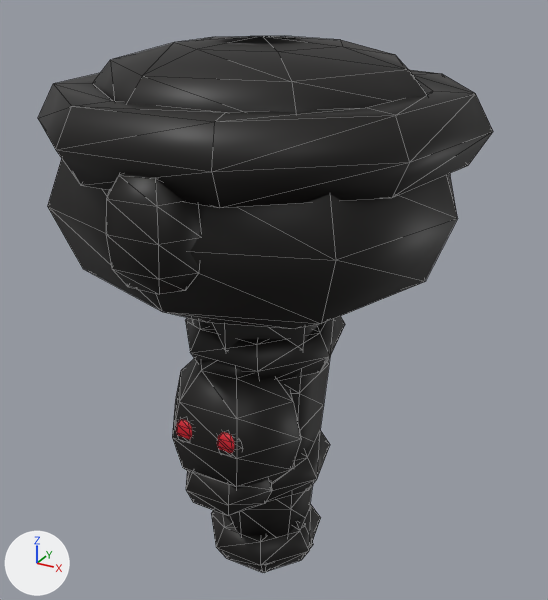
What one commit did to the glTF model assets/pirates/items/v5/peg_gold_r_female_lo.glb.
One viewpoint serves both versions: a camera (50 mm lens) standing at (0.057, -0.356, 0.318) and looking at (-0.12, -0.035, 0.158). Lighting does not change. The marker at lower left points along +X, +Y and +Z. The first picture is the older version. Mesh edges are drawn as thin lines. Vertices at exactly the same position are counted once.

Names of what the first picture shows: 'peg_gold_r_female_lo'.
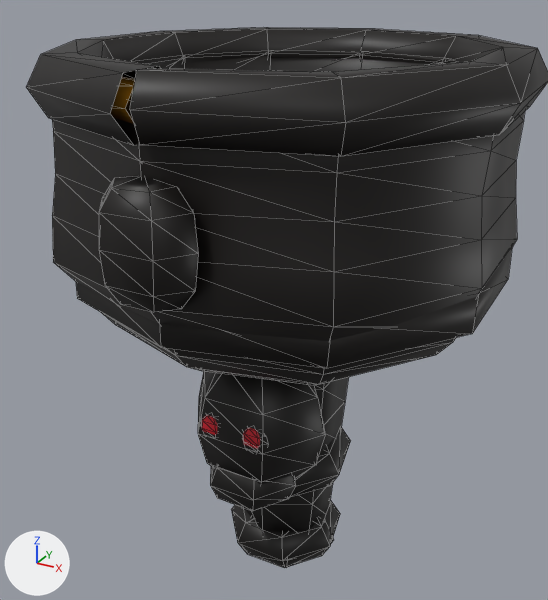
Changed parts and their boxes [x1, y1, x2, y2] in the pictures (548 x 600 px; the box of a moved part takes in the faces that stretch with it):
```json
{"object": "peg_gold_r_female_lo", "change": "reshaped", "before": [38, 36, 493, 572], "after": [26, 27, 548, 568]}
{"part": 1, "of": "me_peg_gold_r_female_lo", "change": "moved or reshaped", "before": [106, 174, 201, 294], "after": [99, 176, 198, 312]}
{"part": 2, "of": "me_peg_gold_r_female_lo", "change": "moved or reshaped", "before": [192, 319, 330, 537], "after": [244, 377, 349, 533]}
{"part": 3, "of": "me_peg_gold_r_female_lo", "change": "moved or reshaped", "before": [185, 316, 345, 380], "on screen": "not visible afterwards"}
{"part": 4, "of": "me_peg_gold_r_female_lo", "change": "moved or reshaped", "before": [266, 430, 330, 502], "after": [290, 427, 350, 497]}
{"part": 5, "of": "me_peg_gold_r_female_lo", "change": "moved or reshaped", "before": [211, 504, 321, 572], "after": [232, 500, 340, 568]}
{"part": 6, "of": "me_peg_gold_r_female_lo", "change": "moved or reshaped", "before": [172, 358, 301, 489], "after": [198, 371, 325, 484]}
{"part": 7, "of": "me_peg_gold_r_female_lo", "change": "moved or reshaped", "before": [186, 471, 272, 516], "after": [210, 466, 296, 511]}
{"part": 8, "of": "me_peg_gold_r_female_lo", "change": "moved or reshaped", "before": [217, 432, 234, 453], "after": [243, 428, 260, 449]}
{"part": 9, "of": "me_peg_gold_r_female_lo", "change": "moved or reshaped", "before": [176, 419, 192, 439], "after": [201, 415, 217, 435]}
{"part": 10, "of": "me_peg_gold_r_female_lo", "change": "rebuilt", "before": [38, 70, 493, 208], "after": [26, 27, 548, 156]}
{"part": 11, "of": "me_peg_gold_r_female_lo", "change": "rebuilt", "before": [47, 158, 458, 329], "after": [52, 51, 525, 385]}
{"part": 12, "of": "me_peg_gold_r_female_lo", "change": "added", "after": [110, 77, 135, 124], "on screen": "brown"}
{"part": 13, "of": "me_peg_gold_r_female_lo", "change": "added", "after": [76, 248, 512, 368]}
{"part": 14, "of": "me_peg_gold_r_female_lo", "change": "deleted", "before": [94, 36, 427, 113]}
```

The change, as JSON lines over the scene's bpy script:
```json
{"block": "me_peg_gold_r_female_lo", "where": "# used by ob_peg_gold_r_female_lo; location = (0.0, 0.0, 0.0)"}
{"op": "remove", "block": "me_peg_gold_r_female_lo", "code": "me_peg_gold_r_female_lo.from_pydata(...)  # 930 vertices, 1796 faces; spans x -0.226..-0.019, y -0.143..0.063, z -0.006..0.29"}
{"op": "add", "block": "me_peg_gold_r_female_lo", "code": "me_peg_gold_r_female_lo.from_pydata(...)  # 1428 vertices, 2824 faces; spans x -0.221..0.0, y -0.157..0.08, z -0.006..0.287"}
{"block": "me_peg_gold_r_female_lo", "change": "me_peg_gold_r_female_lo part 1: the loose piece of 32 vertices spanning x -0.145..-0.101, y -0.143..-0.113, z 0.198..0.25 is scaled about its middle by (0.995, 0.948, 0.996), then moved by (0.009, -0.016, 0.0)"}
{"block": "me_peg_gold_r_female_lo", "change": "me_peg_gold_r_female_lo part 2: the loose piece of 44 vertices spanning x -0.157..-0.088, y -0.081..-0.002, z 0.002..0.2 is moved by (0.009, 0.009, 0.0)"}
{"block": "me_peg_gold_r_female_lo", "change": "me_peg_gold_r_female_lo part 3: the loose piece of 42 vertices spanning x -0.166..-0.079, y -0.082..0.003, z 0.131..0.154 is moved by (0.009, 0.009, 0.0)"}
{"block": "me_peg_gold_r_female_lo", "change": "me_peg_gold_r_female_lo part 4: the loose piece of 42 vertices spanning x -0.16..-0.085, y -0.076..-0.003, z 0.055..0.077 is moved by (0.009, 0.009, 0.0)"}
{"block": "me_peg_gold_r_female_lo", "change": "me_peg_gold_r_female_lo part 5: the loose piece of 42 vertices spanning x -0.156..-0.089, y -0.072..-0.008, z 0.002..0.025 is moved by (0.009, 0.009, 0.0)"}
{"block": "me_peg_gold_r_female_lo", "change": "me_peg_gold_r_female_lo part 6: the loose piece of 32 vertices spanning x -0.161..-0.085, y -0.101..-0.042, z 0.064..0.144 is moved by (0.009, 0.009, 0.0)"}
{"block": "me_peg_gold_r_female_lo", "change": "me_peg_gold_r_female_lo part 7: the loose piece of 32 vertices spanning x -0.149..-0.097, y -0.101..-0.059, z 0.056..0.092 is moved by (0.009, 0.009, 0.0)"}
{"block": "me_peg_gold_r_female_lo", "change": "me_peg_gold_r_female_lo part 8: the loose piece of 32 vertices spanning x -0.119..-0.103, y -0.101..-0.094, z 0.1..0.116 is moved by (0.009, 0.009, 0.0)"}
{"block": "me_peg_gold_r_female_lo", "change": "me_peg_gold_r_female_lo part 9: the loose piece of 32 vertices spanning x -0.143..-0.127, y -0.101..-0.094, z 0.1..0.116 is moved by (0.009, 0.009, 0.0)"}
{"block": "me_peg_gold_r_female_lo", "change": "me_peg_gold_r_female_lo part 10: the loose piece of 54 vertices spanning x -0.226..-0.019, y -0.14..0.063, z 0.238..0.269 is rebuilt with 66 vertices and now spans x -0.22..0.0, y -0.153..0.079, z 0.261..0.287"}
{"block": "me_peg_gold_r_female_lo", "change": "me_peg_gold_r_female_lo part 11: the loose piece of 43 vertices spanning x -0.219..-0.026, y -0.138..0.055, z 0.163..0.275 is rebuilt with 252 vertices and now spans x -0.22..-0.006, y -0.146..0.08, z 0.146..0.278"}
{"block": "me_peg_gold_r_female_lo", "change": "me_peg_gold_r_female_lo part 12: a new loose piece of 66 vertices spanning x -0.214..-0.006, y -0.148..0.073, z 0.266..0.281, in mat_peg_gold_r"}
{"block": "me_peg_gold_r_female_lo", "change": "me_peg_gold_r_female_lo part 13: a new loose piece of 42 vertices spanning x -0.212..-0.008, y -0.14..0.074, z 0.177..0.198, in mat_peg_gold_r"}
{"block": "me_peg_gold_r_female_lo", "change": "me_peg_gold_r_female_lo part 14: 130 vertices removed from x -0.22..-0.025, y -0.135..0.057, z 0.238..0.29"}
{"block": "me_peg_gold_r_female_lo", "change": "other edits to the shape of me_peg_gold_r_female_lo do not show in these pictures"}
```
